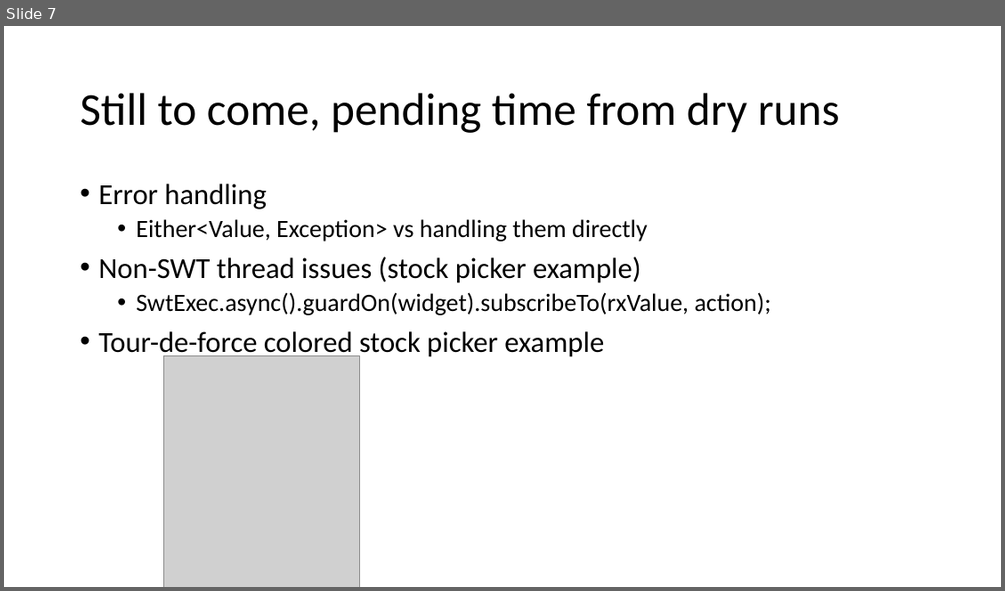
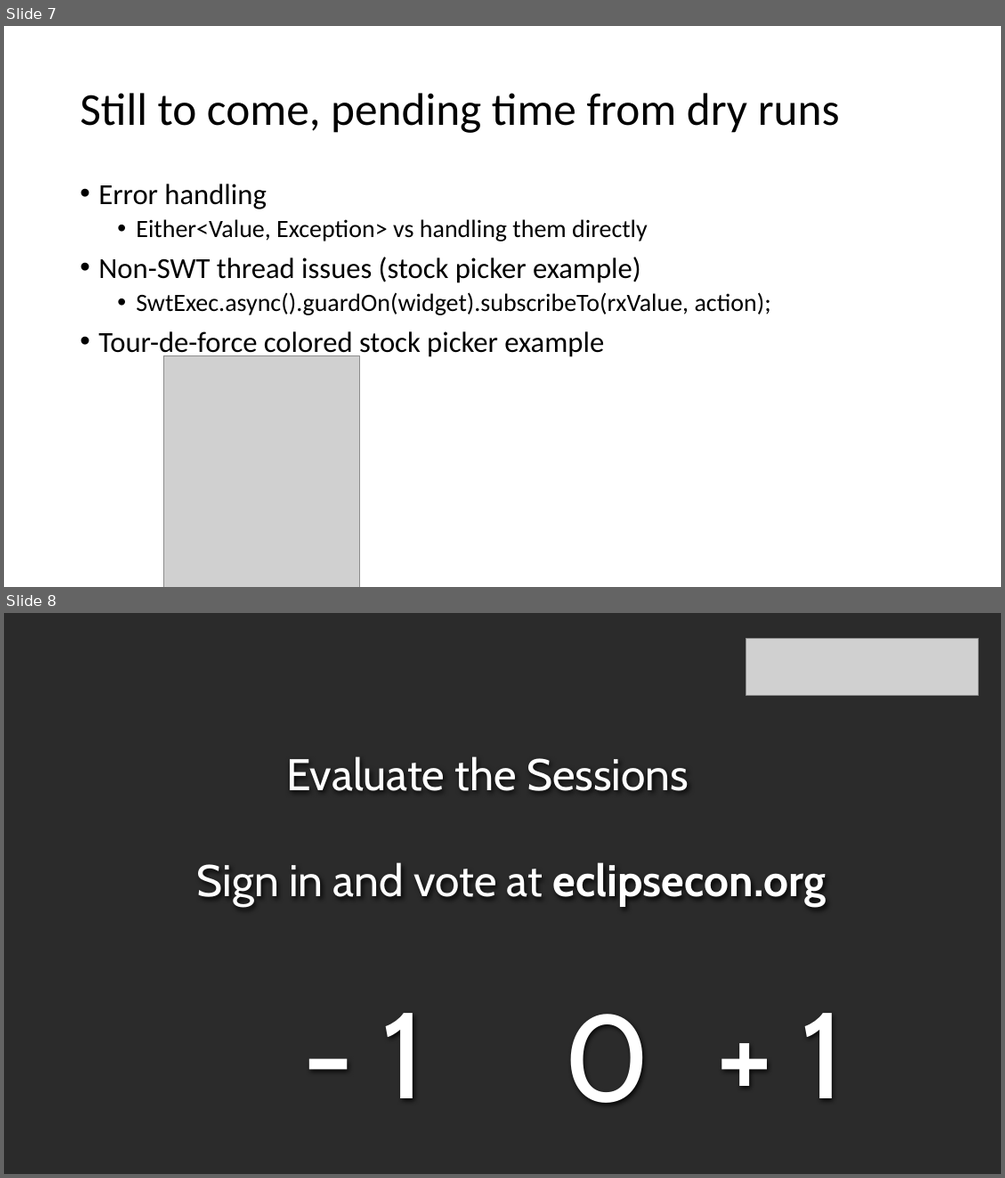
Before and after one commit to diffplug/rxjava-and-swt, a slide deck: RxJava and SWT.pptx. Shown one above the other, each under a label of ours: slide 7 before the commit, slides 7 and 8 after it. The pictures are 1005x591 and 1005x1178 pixels, drawn with LibreOffice and Linux fonts; fonts in the diff are those of the drawing; grey boxes stand for pictures; background and template pictures are left out; a plain dark background stands for a picture behind light text. Boxes give left, top, right and bottom in pixels: in the first picture for what was removed or moved away, otherwise in the second. Text is boxed around its words. In the diff, an @@ line names an element or a change of style, - is before the commit and + after.

Commit message:
Updated presentation with evaluation slide.

```diff
--- a/RxJava and SWT.pptx
+++ b/RxJava and SWT.pptx
@@ slide 8 added at (x1=4, y1=613, x2=1001, y2=1174), background picture (left out) @@
@@ picture added at (x1=745, y1=639, x2=979, y2=695) @@
@@ text added at (x1=286, y1=756, x2=688, y2=791), 42.7 pt, text #FFFFFF @@
+Evaluate the Sessions
@@ text added at (x1=197, y1=862, x2=825, y2=907), 42.7 pt, text #FFFFFF @@
+Sign in and vote at eclipsecon.org
@@ text added at (x1=382, y1=1013, x2=426, y2=1098), 117.3 pt, text #FFFFFF @@
+- 1
@@ text added at (x1=801, y1=1013, x2=844, y2=1098), 117.3 pt, text #FFFFFF @@
++ 1
@@ text added at (x1=563, y1=1013, x2=650, y2=1103), 117.3 pt, text #FFFFFF @@
+0
```
